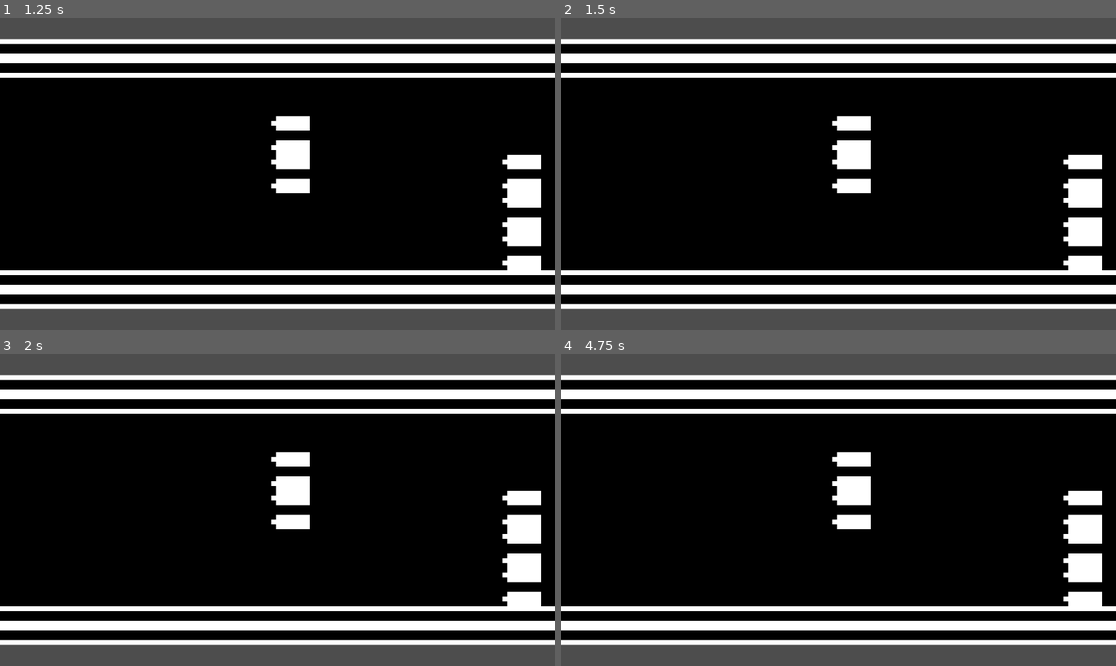
Above: before the commit, frames 1-4 (two rows, left to right).
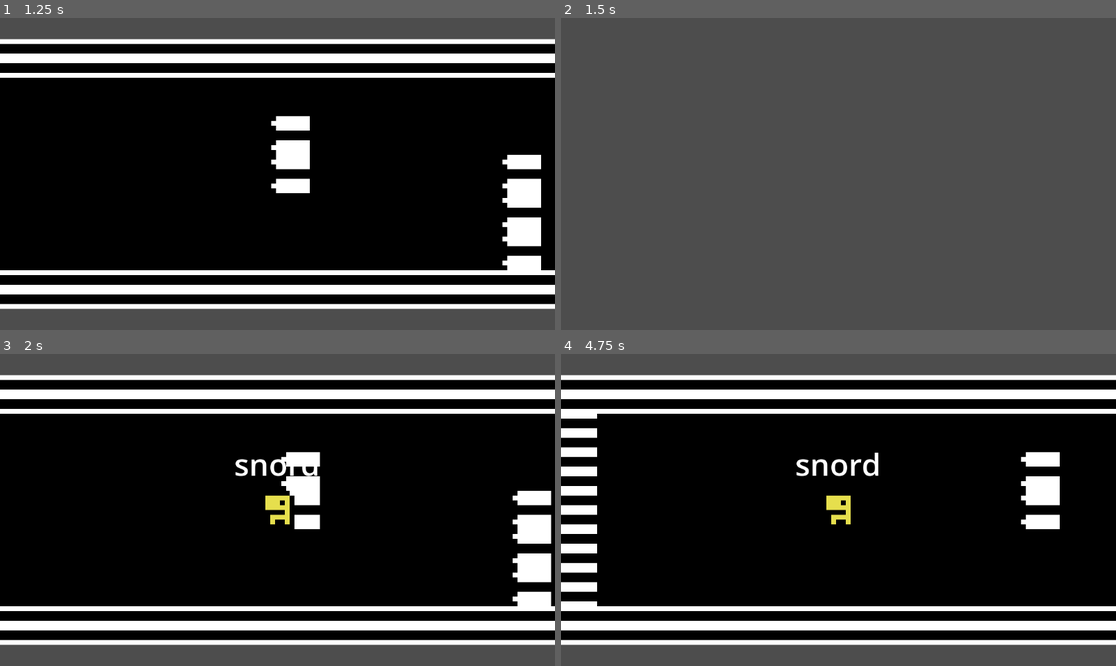
Above: after the commit, the same moments.

Repository: Lukkex/SNORD
Game: Godot game, scene res://root.tscn
The game is run twice, just before and just after one commit, with the same random seed, the same clock (stepped at 60 frames per second) and the same inputs.
Inputs:
- Up to frame 1 (1.25 s): hold W (up) from 0.53 s (still down)
- Up to frame 2 (1.5 s): tap Enter at 1.25 s; release W (up) at 1.28 s; hold S (down) from 1.28 s (still down)
- Up to frame 3 (2 s): keep holding S (down)
- Up to frame 4 (4.75 s): release S (down) at 2.03 s; hold W (up) 2.03-3.53 s; tap Space at 2.75 s; hold S (down) from 3.53 s (still down); tap Enter at 4.25 s

Frame 1 is identical in both runs. In frame 2, 86% of the frame differs, in the area x 0-100%, y 6-94%; in frame 3, 2.4%; in frame 4, 6.8%.

Commit message:
level and player and signal bus

Diff:
--- /dev/null
+++ b/Button class/button.gd
@@ -0,0 +1,11 @@
+extends Button
+
+@export var set_text : String = "button"
+@export var scene : PackedScene
+
+
+func _ready() -> void:
+	text = set_text
+
+func _on_pressed() -> void:
+	if scene: get_tree().change_scene_to_packed(scene)
--- /dev/null
+++ b/Button class/button.tscn
@@ -0,0 +1,36 @@
+[gd_scene load_steps=8 format=3 uid="uid://dtl4fy58wfpbr"]
+
+[ext_resource type="Script" uid="uid://btxyxlaqy8hj4" path="res://Button class/button.gd" id="1_e7iei"]
+[ext_resource type="Texture2D" uid="uid://c1qw3gbmlbqrr" path="res://Player/snord.png" id="1_iu6h6"]
+
+[sub_resource type="StyleBoxTexture" id="StyleBoxTexture_58b5i"]
+texture = ExtResource("1_iu6h6")
+
+[sub_resource type="StyleBoxTexture" id="StyleBoxTexture_iu6h6"]
+texture = ExtResource("1_iu6h6")
+modulate_color = Color(0.19607843, 0.42352942, 0.41568628, 1)
+
+[sub_resource type="StyleBoxTexture" id="StyleBoxTexture_1yyh4"]
+texture = ExtResource("1_iu6h6")
+modulate_color = Color(0.37722725, 0.37588274, 0, 1)
+
+[sub_resource type="StyleBoxEmpty" id="StyleBoxEmpty_1yyh4"]
+
+[sub_resource type="StyleBoxEmpty" id="StyleBoxEmpty_mbmgq"]
+
+[node name="Button" type="Button"]
+custom_minimum_size = Vector2(400, 120)
+offset_right = 8.0
+offset_bottom = 8.0
+scale = Vector2(0.2, 0.2)
+theme_override_constants/outline_size = 50
+theme_override_font_sizes/font_size = 64
+theme_override_styles/normal = SubResource("StyleBoxTexture_58b5i")
+theme_override_styles/pressed = SubResource("StyleBoxTexture_iu6h6")
+theme_override_styles/hover = SubResource("StyleBoxTexture_1yyh4")
+theme_override_styles/disabled = SubResource("StyleBoxEmpty_1yyh4")
+theme_override_styles/focus = SubResource("StyleBoxEmpty_mbmgq")
+text = "snord"
+script = ExtResource("1_e7iei")
+
+[connection signal="pressed" from="." to="." method="_on_pressed"]
--- a/Player/player.gd
+++ b/Player/player.gd
@@ -9,6 +9,9 @@
 @export var sprite_texture : Texture
 @export var speed_multiplier := 1
 @export_range(1,5) var channel : int = 3 ## set the starting channel from 0 to 4
+
+# Signals
+signal die
 
 func _ready() -> void:
 	add_to_group("players")
@@ -40,8 +43,8 @@
 	if body.name == "Spikes":
 		print("die")
 		camera_2d.reparent(get_tree().current_scene)
+		SignalBus.player_died.emit()
 		queue_free()
-
-		await get_tree().create_timer(1).timeout
 	if body.name == "Victory":
 		print("win")
+		SignalBus.player_died.emit()
--- /dev/null
+++ b/SignalBus.gd
@@ -0,0 +1,4 @@
+extends Node
+
+signal player_died
+signal player_win
--- a/level.gd
+++ b/level.gd
@@ -1,5 +1,16 @@
 extends Node2D
+
+const WIN_SCREEN = preload("uid://bwi1x7xvk1aue")
 
 func _ready() -> void:
 	if AudioManager.snordmusicloop:
 		AudioManager.snordmusicloop.play()
+	SignalBus.player_died.connect(_restart)
+	SignalBus.player_win.connect(_win)
+
+func _restart():
+	await get_tree().create_timer(1).timeout
+	get_tree().reload_current_scene()
+
+func _win():
+	get_tree().change_scene_to_packed(WIN_SCREEN)
--- a/project.godot
+++ b/project.godot
@@ -19,6 +19,7 @@
 
 Global="*res://global.gd"
 AudioManager="*res://audio_manager.gd"
+SignalBus="*res://SignalBus.gd"
 
 [input]
 
--- /dev/null
+++ b/win_screen.tscn
@@ -0,0 +1,50 @@
+[gd_scene load_steps=3 format=3 uid="uid://bwi1x7xvk1aue"]
+
+[ext_resource type="Texture2D" uid="uid://c1qw3gbmlbqrr" path="res://Player/snord.png" id="1_l2arl"]
+[ext_resource type="PackedScene" uid="uid://dtl4fy58wfpbr" path="res://Button class/button.tscn" id="2_wmwda"]
+
+[node name="WinScreen" type="Control"]
+layout_mode = 3
+anchors_preset = 15
+anchor_right = 1.0
+anchor_bottom = 1.0
+grow_horizontal = 2
+grow_vertical = 2
+
+[node name="Snord" type="Sprite2D" parent="."]
+position = Vector2(568, 301)
+scale = Vector2(136.89287, 51.8125)
+texture = ExtResource("1_l2arl")
+
+[node name="Label" type="Label" parent="."]
+layout_mode = 0
+offset_left = 151.0
+offset_top = -5.0
+offset_right = 919.0
+offset_bottom = 83.0
+theme_override_font_sizes/font_size = 64
+text = "Excellent work, padawan"
+
+[node name="Button" parent="." instance=ExtResource("2_wmwda")]
+layout_mode = 0
+offset_left = 221.0
+offset_top = 546.0
+offset_right = 1295.9999
+offset_bottom = 796.0
+text = "go to menu"
+
+[node name="Button2" parent="." instance=ExtResource("2_wmwda")]
+layout_mode = 0
+offset_left = 460.0
+offset_top = 568.0
+offset_right = 1534.9999
+offset_bottom = 818.0
+text = "next level"
+
+[node name="Button3" parent="." instance=ExtResource("2_wmwda")]
+layout_mode = 0
+offset_left = 716.0
+offset_top = 541.0
+offset_right = 1790.9999
+offset_bottom = 791.0
+text = "retry"
Not shown, added: Button class/button.gd.uid
Not shown, added: SignalBus.gd.uid
Not shown: 1 places in level.tscn that only renumber resources
